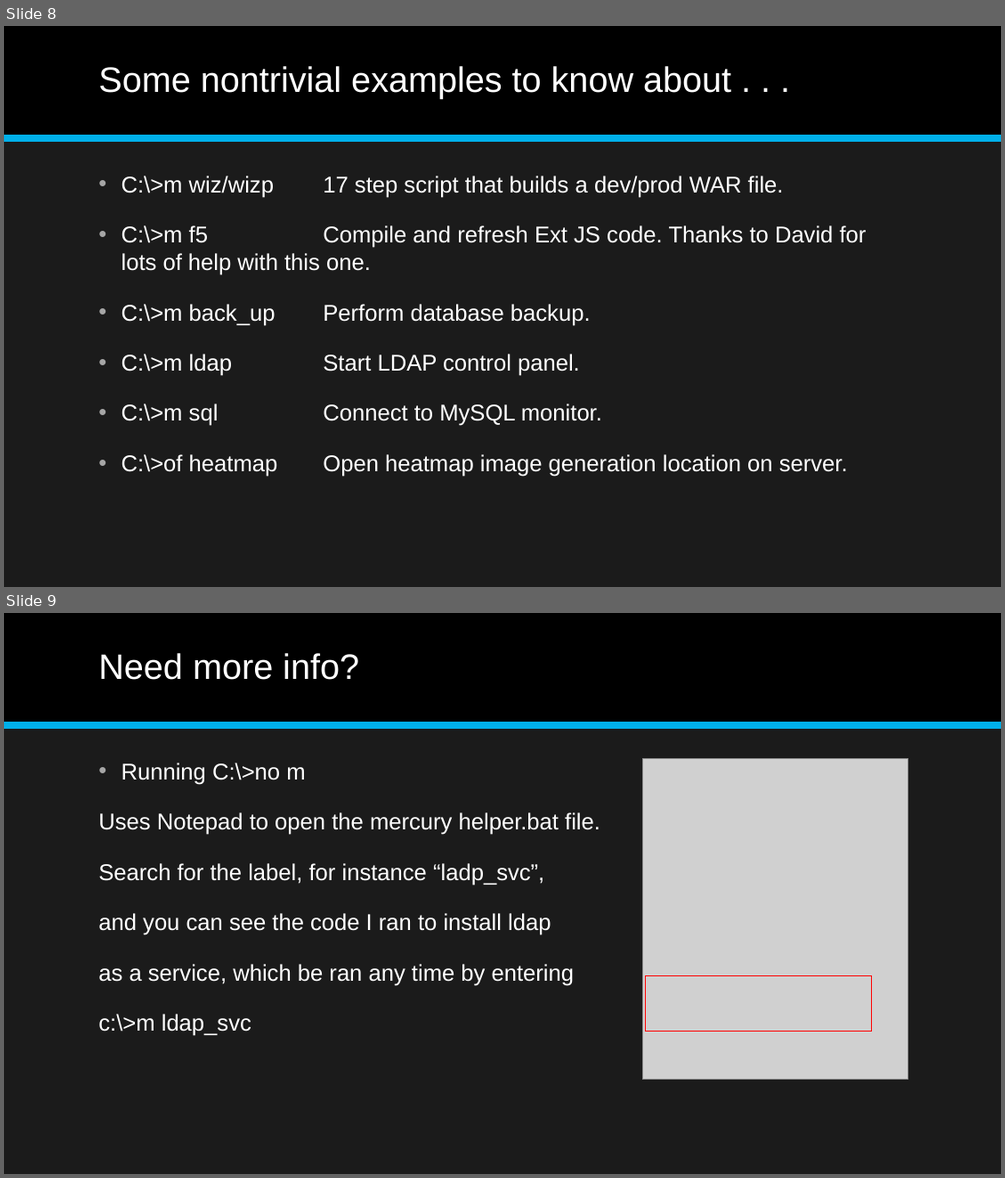
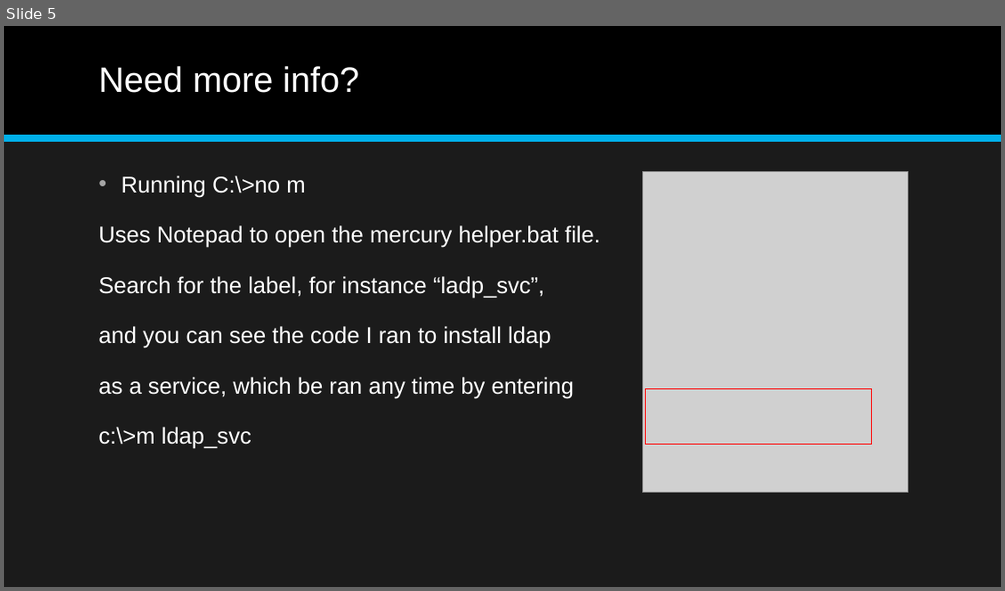
Before and after one commit to jonathan-r-jones/Composable-Batch-Files, a slide deck: Composable Batch File Helper.pptx. Shown one above the other, each under a label of ours: slides 8 and 9 before the commit, slide 5 after it. The pictures are 1005x1178 and 1005x591 pixels, drawn with LibreOffice and Linux fonts; fonts in the diff are those of the drawing; grey boxes stand for pictures. Boxes give left, top, right and bottom in pixels: in the first picture for what was removed or moved away, otherwise in the second. Text is boxed around its words. In the diff, an @@ line names an element or a change of style, - is before the commit and + after.

```diff
--- a/Composable Batch File Helper.pptx
+++ b/Composable Batch File Helper.pptx
@@ slide 8 removed at bbox=[4, 26, 1001, 587], background #1B1B1B; not listed: 2 template elements that a slide beside it also shows @@
@@ title removed at bbox=[98, 66, 731, 99] @@
-Some nontrivial examples to know about . . .
@@ text removed at bbox=[121, 176, 866, 476] @@
-• C:\>m wiz/wizp 17 step script that builds a dev/prod WAR file.
-• C:\>m f5 Compile and refresh Ext JS code. Thanks to David for lots of help with this one.
-• C:\>m back_up Perform database backup.
-• C:\>m ldap Start LDAP control panel.
-• C:\>m sql Connect to MySQL monitor.
-• C:\>of heatmap Open heatmap image generation location on server.
@@ what was slide 9 is now slide 5 @@
```
Also in this commit, not shown: 6 slides changed, 3 other slides removed, 9 other files.
